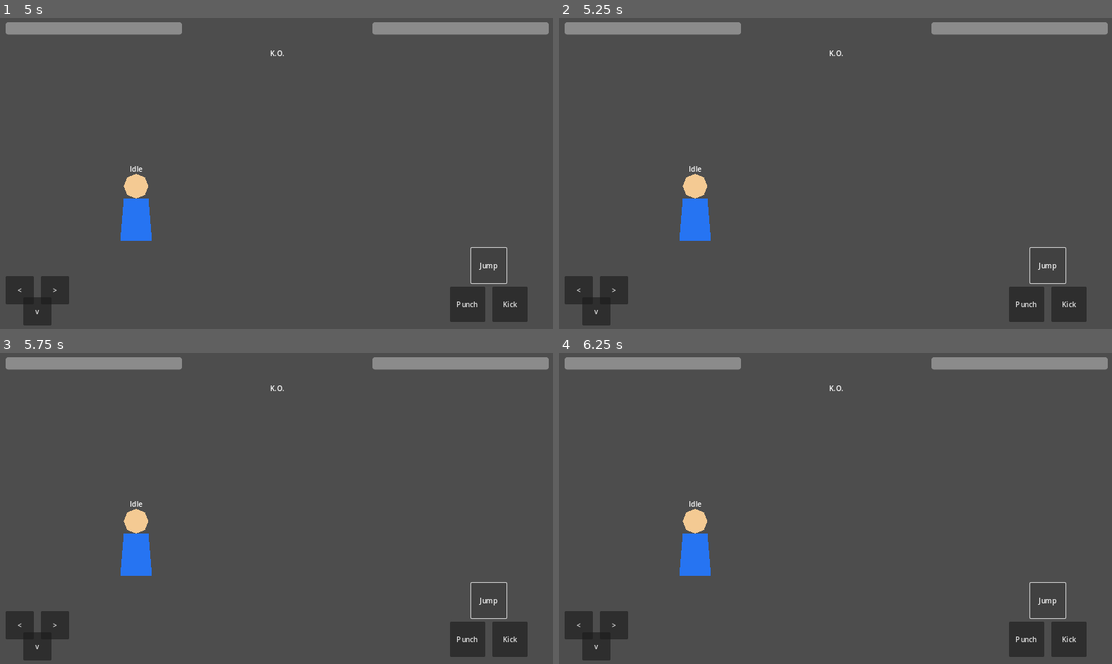
Above: before the commit, frames 1-4 (two rows, left to right).
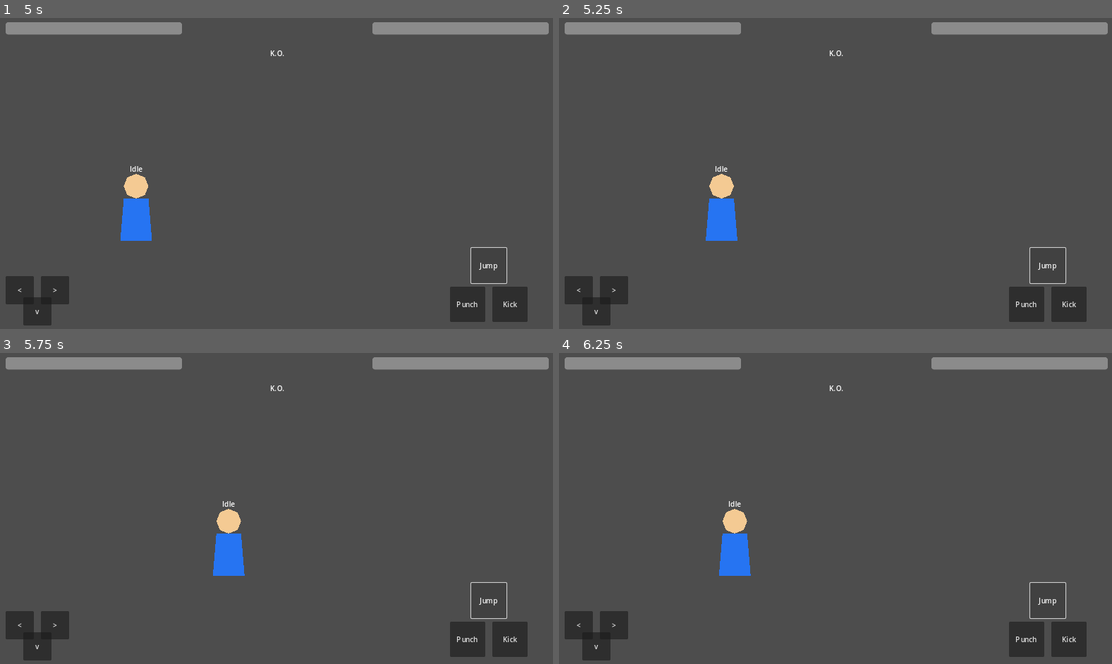
Above: after the commit, the same moments.

Repository: adamonine-stack/hashire-kaminari-dakkan-no-kobushi
Game: Godot game, scene res://scenes/Battle.tscn
Same seed, same stepped clock (60 frames per second), same inputs: the game is played once before the commit and once after it. The project has no main scene, so this scene is started directly.
Inputs:
- Up to frame 1 (5 s): click "<" at 0.5 s; click ">" at 1.25 s; click "v" at 2 s; click "Punch" at 2.75 s; click "Kick" at 3.5 s; click "Jump" at 4.25 s
- Up to frame 2 (5.25 s): tap Enter at 5 s; hold D (MoveRight) from 5.03 s (still down)
- Up to frame 3 (5.75 s): keep holding D (MoveRight)
- Up to frame 4 (6.25 s): release D (MoveRight) at 5.78 s; hold A (MoveLeft) from 5.78 s (still down)

Frame 1 is identical in both runs. In frame 2, 1.8% of the frame differs, in the area x 21-33%, y 47-72%; in frame 3, 1.9%, in the area x 21-45%, y 47-72%; in frame 4, 1.9%.

Commit message:
DEV-007 attach movement script to Player scene

Diff:
--- a/godot/scenes/Player.tscn
+++ b/godot/scenes/Player.tscn
@@ -1,6 +1,9 @@
-[gd_scene format=3]
+[gd_scene load_steps=2 format=3]
+
+[ext_resource type="Script" path="res://scripts/player/player_movement.gd" id="1_player_movement"]
 
 [node name="Player" type="Node2D"]
+script = ExtResource("1_player_movement")
 
 [node name="VisualRoot" type="Node2D" parent="."]
 
